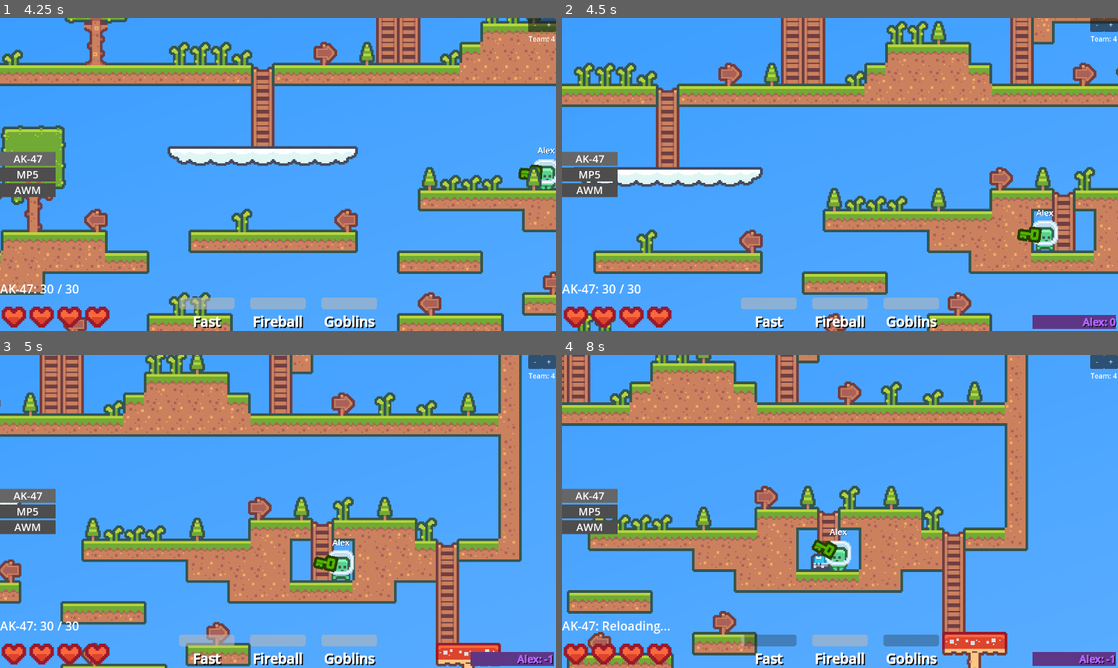
Above: before the commit, frames 1-4 (two rows, left to right).
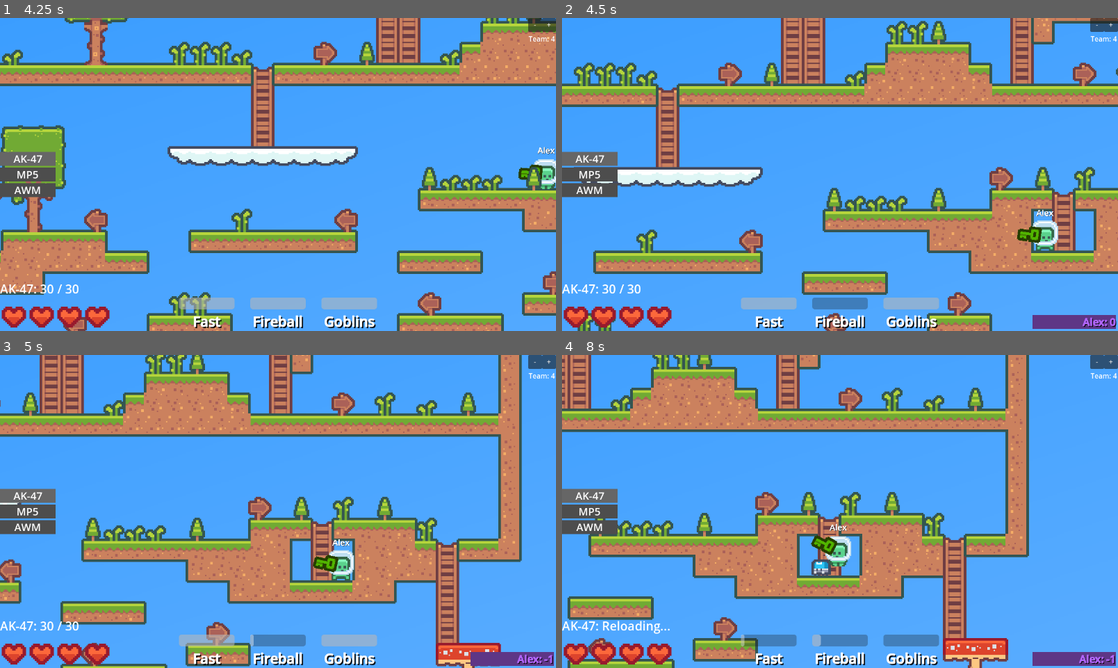
Above: after the commit, the same moments.

Repository: F1zzy31f/Glob-Game
Game: Godot game, scene res://scenes/MainMenu.tscn
Same seed, same stepped clock (60 frames per second), same inputs: the game is played once before the commit and once after it.
Inputs (mouse positions are in pixels of both pictures, inside the frame that each line leads up to):
- Up to frame 1 (4.25 s): click (278, 136) at 0.52 s; type "Alex" at 0.6 s; click "Play" at 1.25 s; click (278, 136) at 2.02 s; type "12" at 2.1 s; click "Host Game" at 2.75 s; tap Enter at 3.5 s; move the mouse to (400, 158) at 3.52 s; hold D (move_right) from 3.53 s (still down); tap Q (ability_active_1) at 3.6 s; tap Space (jump) at 3.77 s
- Up to frame 2 (4.5 s): keep holding D (move_right); move the mouse to (728, 190) at 4.27 s; tap E (ability_active_2) at 4.35 s
- Up to frame 3 (5 s): keep holding D (move_right); tap Space (jump) at 4.52 s
- Up to frame 4 (8 s): move the mouse to (895, 442) at 5.02 s; release D (move_right) at 5.03 s; hold A (move_left) 5.03-5.78 s; tap Z (ability_ultimate) at 5.1 s; move the mouse to (812, 574) at 5.77 s; hold D (move_right) 5.78-7.28 s; click (812, 574) at 5.85 s; tap Space (jump) at 6.02, 6.77, 7.52 s; move the mouse to (1006, 558) at 6.52 s; tap Q (ability_active_1) at 6.6 s; tap R (reload) at 7.15 s; move the mouse to (673, 464) at 7.27 s; hold A (move_left) from 7.28 s (still down); tap E (ability_active_2) at 7.35 s

Frame 1 is identical in both runs. In frame 2, 0.4% of the frame differs, in the area x 45-55%, y 89-94%; in frame 3, 0.4%; in frame 4, 24%, in the area x 0-84%, y 0-100%.
Error before the commit: Invalid access to property or key 'health' on a base object of type 'Node2D'. (res://scripts/Ability.gd:87)

Commit message:
Change goblin collider and fix fireball cooldown

Diff:
--- a/scenes/Goblin.tscn
+++ b/scenes/Goblin.tscn
@@ -7,7 +7,7 @@
 
 [sub_resource type="CapsuleShape2D" id="CapsuleShape2D_n0ndp"]
 radius = 7.0
-height = 24.0
+height = 18.0
 
 [sub_resource type="SpriteFrames" id="SpriteFrames_58adv"]
 animations = [{
@@ -56,6 +56,7 @@
 speed = 32
 
 [node name="Collider" type="CollisionShape2D" parent="."]
+position = Vector2(0, 3.5)
 shape = SubResource("CapsuleShape2D_n0ndp")
 
 [node name="Sprite" type="AnimatedSprite2D" parent="."]
--- a/scenes/Player.tscn
+++ b/scenes/Player.tscn
@@ -189,7 +189,6 @@
 [node name="Active" type="Node2D" parent="Abilities"]
 
 [node name="Fireball" parent="Abilities/Active" instance=ExtResource("6_1ee1w")]
-active_recharge = 0
 
 [node name="Fast" parent="Abilities/Active" instance=ExtResource("6_1ee1w")]
 style = 1
--- a/scripts/Ability.gd
+++ b/scripts/Ability.gd
@@ -28,7 +28,7 @@
 @export var summon_scene = preload("res://scenes/Goblin.tscn")
 @export var summon_count = 1
 
-@onready var player = $"../.."
+@onready var player = $"../../.."
 
 var recharge_timer = 0
 
